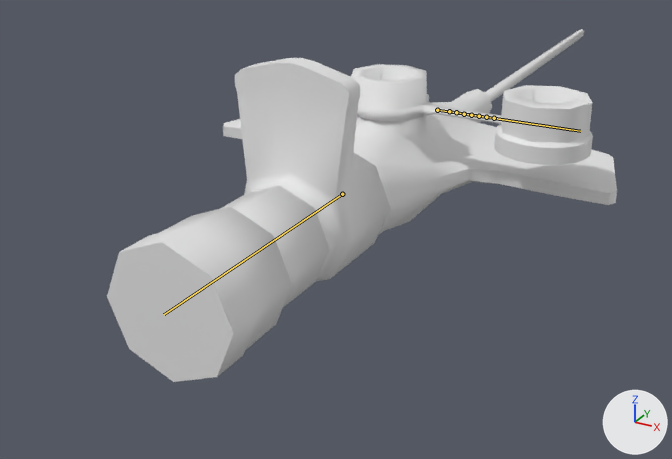
Before and after pictures for a commit that changed the FBX model care-up/Assets/Resources_moved/Models/infusion_needle_rigged.fbx.
Before and after are seen from a 50 mm lens placed at (0.0474, -0.1111, 0.0383), pointed at (-0.0093, -0.008, -0.0132). Lighting does not change. The marker at lower right points along +X, +Y and +Z. The bones that change are drawn over the model as lines.

Objects in the first picture: 'Infusion_End_Part', 'Infusion_FrontCap', 'Infusion_FrontCapHolder', 'Infusion_Main_Part', 'Infusion_Middle_Part', 'Infusion_Needle_Part', 'Infusion_RareCap'.
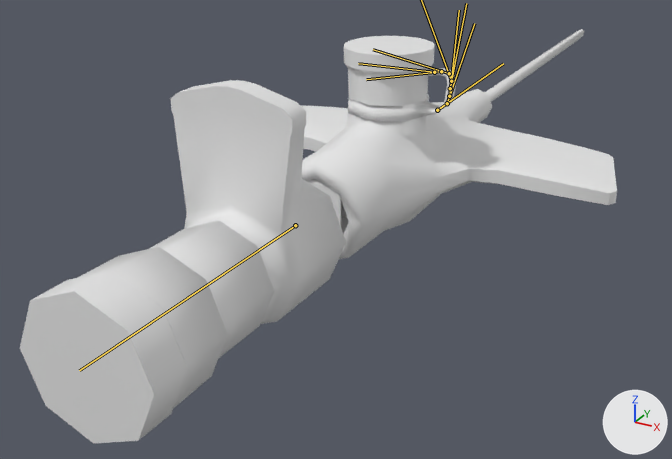
Commit message: Implemented part of updated SQ

The newer file adds an action. The first version stands in its rest pose; the second is drawn at frame 3469 of the action 'InfusionRig|_infusionNeddle_SQ_Baked_v.3_L_Lib'.

What differs and where, as boxes (x1, y1, x2, y2) in the pictures (672 x 459 px):
'Infusion_RareCap', posed (12% wider, 12% taller): before (107, 206, 292, 382); after (20, 247, 228, 444)
'Infusion_Middle_Part', posed (12% wider, 9% taller): before (235, 58, 391, 281); after (171, 80, 346, 324)
'Infusion_FrontCap', posed (9% narrower, 12% shorter): before (494, 85, 593, 165); after (344, 36, 434, 106)
'Infusion_FrontCapHolder', posed: before (357, 94, 502, 124); after (348, 68, 457, 122)
bone 'BoneSecondPart', root to tip: before (342, 194) to (164, 314); after (295, 225) to (79, 370)
bone 'Bone.002', root to tip: before (437, 110) to (519, 122); after (437, 110) to (503, 63)
bone 'Bone.003', root to tip: before (449, 111) to (532, 124); after (447, 103) to (474, 23)
bone 'Bone.004', root to tip: before (456, 112) to (540, 125); after (449, 96) to (459, 10)
bone 'Bone.005', root to tip: before (464, 114) to (548, 126); after (450, 88) to (466, 3)
bone 'Bone.007', root to tip: before (479, 116) to (564, 128); after (449, 73) to (373, 49)
bone 'Bone.008', root to tip: before (486, 117) to (572, 130); after (441, 71) to (366, 79)
bone 'Bone.009', root to tip: before (494, 118) to (580, 131); after (434, 72) to (358, 63)

Edits to the bpy script that builds the scene:
```text
Change bone_bonesecondpart:
    where bone_bonesecondpart = bpy.data.objects['InfusionRig'].pose.bones['BoneSecondPart']  # child of 'main'
    bone_bonesecondpart.location: (0.0, 0.0, 0.0) -> (-0.0001, 0.0105, 0.0001)
Change bone_bone_002:
    where bone_bone_002 = bpy.data.objects['InfusionRig'].pose.bones['Bone.002']  # child of 'Bone.001'
    bone_bone_002.rotation_quaternion: (1.0, 0.0, 0.0, 0.0) -> (0.94, 0.341, 0.0, 0.0)  # degrees (0, 0, 0) -> degrees (40, 0, 0)
Change bone_bone_003:
    where bone_bone_003 = bpy.data.objects['InfusionRig'].pose.bones['Bone.003']  # child of 'Bone.002'
    bone_bone_003.rotation_quaternion: (1.0, 0.0, 0.0, 0.0) -> (0.957, 0.289, 0.0, 0.0)  # degrees (0, 0, 0) -> degrees (34, 0, 0)
Change bone_bone_004:
    where bone_bone_004 = bpy.data.objects['InfusionRig'].pose.bones['Bone.004']  # child of 'Bone.003'
    bone_bone_004.rotation_quaternion: (1.0, 0.0, 0.0, 0.0) -> (0.994, 0.113, 0.0, 0.0)  # degrees (0, 0, 0) -> degrees (13, 0, 0)
Change bone_bone_005:
    where bone_bone_005 = bpy.data.objects['InfusionRig'].pose.bones['Bone.005']  # child of 'Bone.004'
    bone_bone_005.rotation_quaternion: (1.0, 0.0, 0.0, 0.0) -> (0.999, -0.041, 0.0, 0.0)  # degrees (0, 0, 0) -> degrees (-5, 0, 0)
Change bone_bone_006:
    where bone_bone_006 = bpy.data.objects['InfusionRig'].pose.bones['Bone.006']  # child of 'Bone.005'
    bone_bone_006.rotation_quaternion: (1.0, 0.0, 0.0, 0.0) -> (0.958, 0.285, 0.0, 0.0)  # degrees (0, 0, 0) -> degrees (33, 0, 0)
Change bone_bone_007:
    where bone_bone_007 = bpy.data.objects['InfusionRig'].pose.bones['Bone.007']  # child of 'Bone.006'
    bone_bone_007.rotation_quaternion: (1.0, 0.0, 0.0, 0.0) -> (0.887, 0.462, 0.0, 0.0)  # degrees (0, 0, 0) -> degrees (55, 0, 0)
Change bone_bone_008:
    where bone_bone_008 = bpy.data.objects['InfusionRig'].pose.bones['Bone.008']  # child of 'Bone.007'
    bone_bone_008.rotation_quaternion: (1.0, 0.0, 0.0, 0.0) -> (0.98, 0.197, 0.0, 0.0)  # degrees (0, 0, 0) -> degrees (23, 0, 0)
Change bone_bone_009:
    where bone_bone_009 = bpy.data.objects['InfusionRig'].pose.bones['Bone.009']  # child of 'Bone.008'
    bone_bone_009.rotation_quaternion: (1.0, 0.0, 0.0, 0.0) -> (0.995, -0.104, 0.0, 0.0)  # degrees (0, 0, 0) -> degrees (-12, 0, 0)
```
